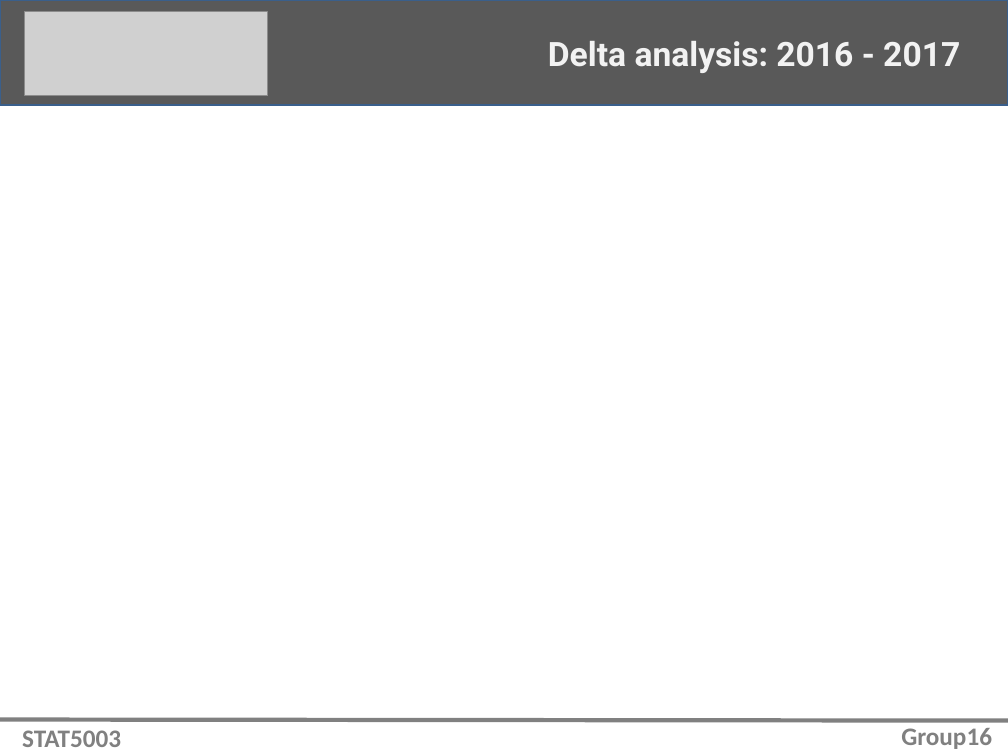
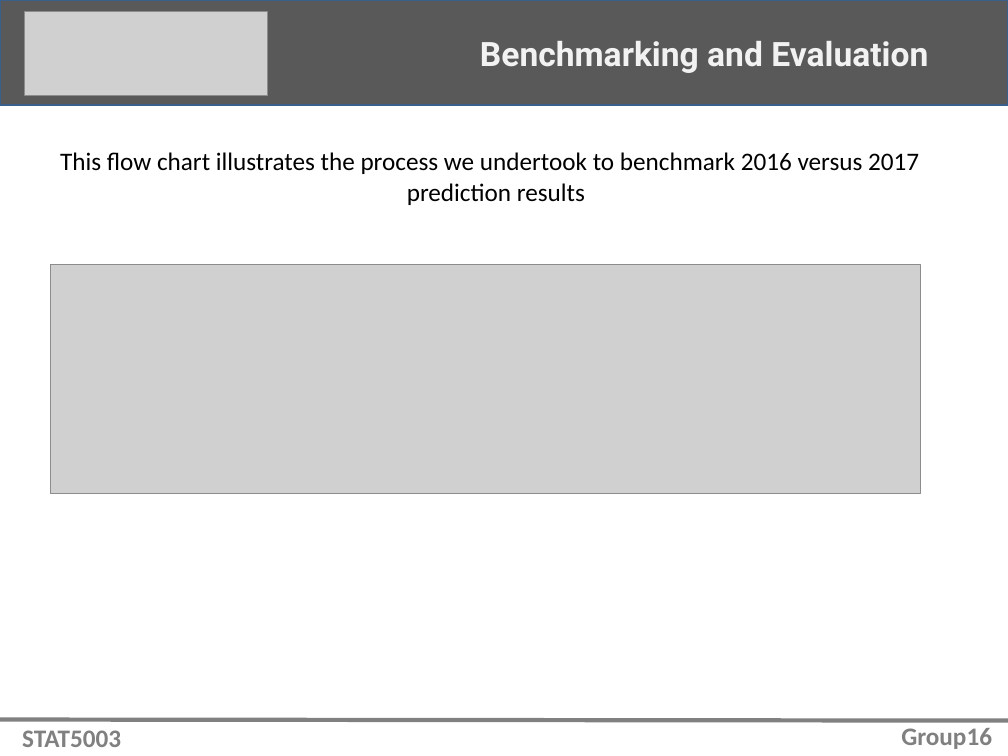
Before and after one commit to nagibshah/predicting-novel-kinase-substrates, a slide deck: slide 10 of Assignment2_Slides_LingVersion.pptx. Drawn at 1008x756 pixels with LibreOffice and Linux fonts; fonts in the diff are those of the drawing; grey boxes stand for pictures. Boxes give left, top, right and bottom in pixels: in the first picture for what was removed or moved away, otherwise in the second. Text is boxed around its words. In the diff, an @@ line names an element or a change of style, - is before the commit and + after.

Commit message:
Ling - slides 8-13

```diff
--- a/Assignment2_Slides_LingVersion.pptx
+++ b/Assignment2_Slides_LingVersion.pptx
@@ text at <box>480,41,928,73</box>: text changed @@
-Delta analysis: 2016 - 2017
+Benchmarking and Evaluation
@@ text added at <box>60,152,919,205</box>, 18 pt, text #000000 @@
+This flow chart illustrates the process we undertook to benchmark 2016 versus 2017
+prediction results
@@ picture added at <box>50,265,920,494</box> @@
```
Also in this commit, not shown: 5 slides added, 3 slides removed.
